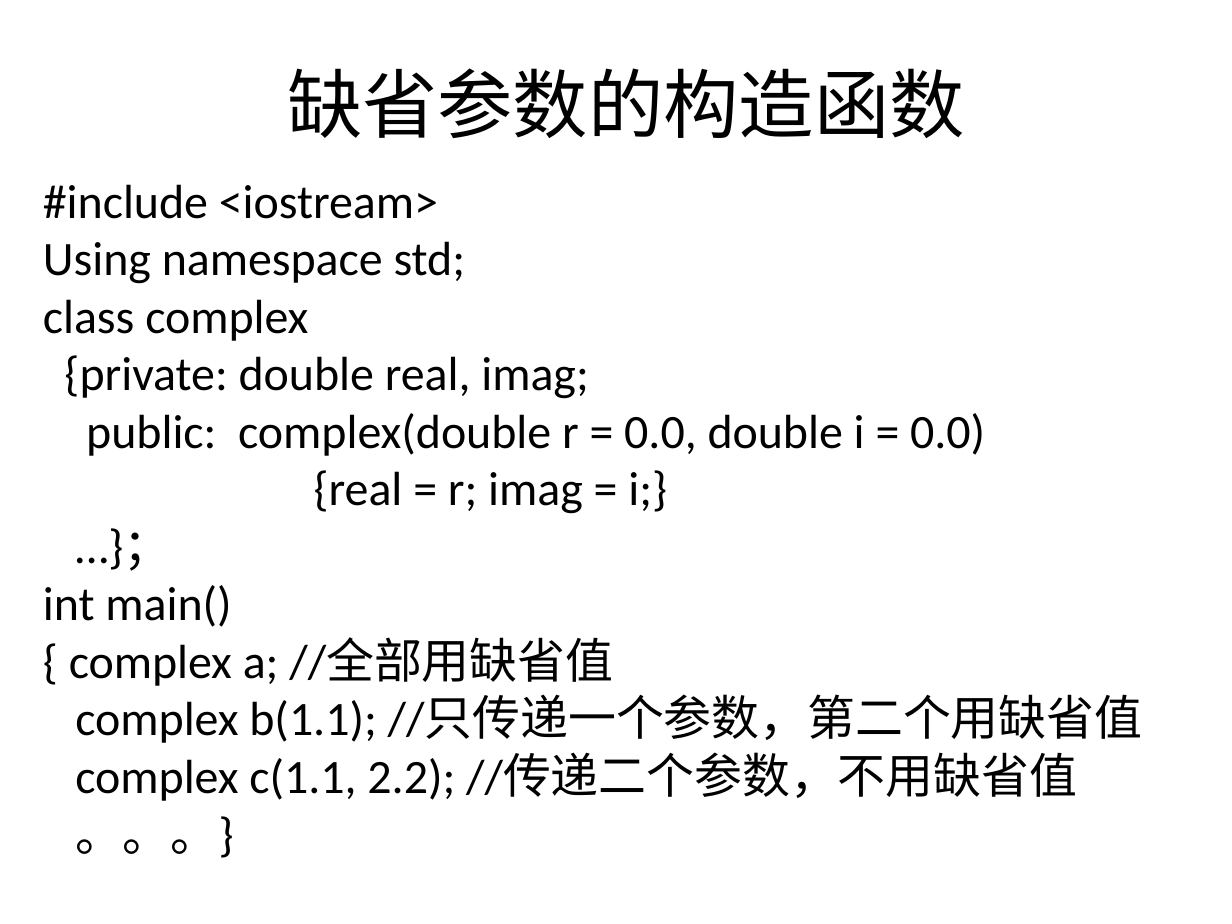
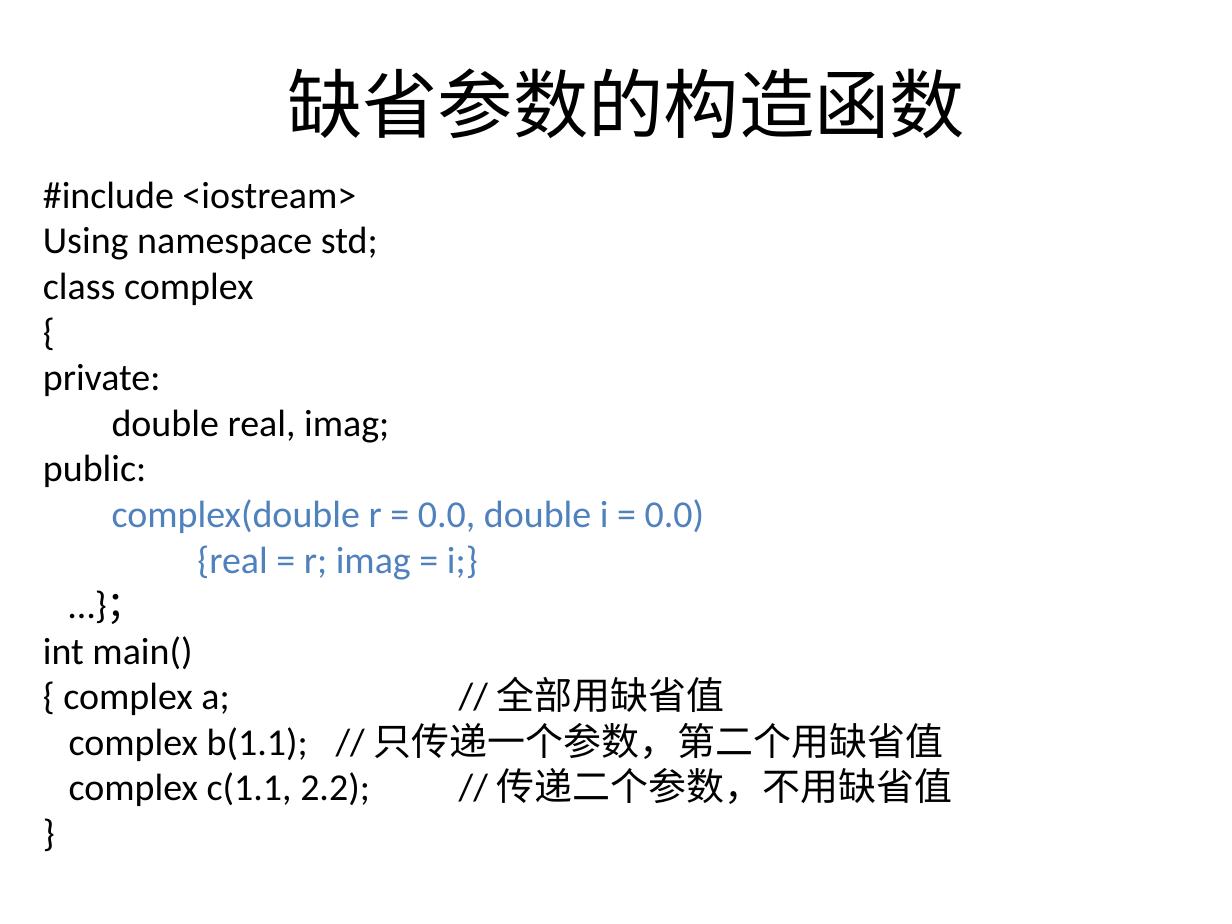
Before and after one commit to wwuhn/wwuhn.github.io, a slide deck: slide 51 of bookspcClassic/C++程序设计翁惠玉/10创建功能更强的类型.ppt. Drawn at 1232x924 pixels with LibreOffice and Linux fonts; fonts in the diff are those of the drawing. Boxes give left, top, right and bottom in pixels: in the first picture for what was removed or moved away, otherwise in the second. Text is boxed around its words. In the diff, an @@ line names an element or a change of style, - is before the commit and + after.

```diff
--- a/bookspcClassic/C++程序设计翁惠玉/10创建功能更强的类型.ppt
+++ b/bookspcClassic/C++程序设计翁惠玉/10创建功能更强的类型.ppt
@@ text at bbox=[43, 181, 478, 669]: size 28 to 22.2 pt in "#include <iostream>", "Using namespace std;", "class complex", "{real = r; imag = i;}" and 2 more places; text colour #000000 to #4F81BD in "{real = r; imag = i;}" @@
@@ text at bbox=[43, 364, 705, 533]: text changed; size 28 to 22.2 pt @@
-{private: double real, imag;
-public: complex(double r = 0.0, double i = 0.0)
+{
+private:
+double real, imag;
+public:
+complex(double r = 0.0, double i = 0.0)
@@ text at bbox=[63, 677, 953, 806]: text changed; size 28 to 22.2 pt @@
-{ complex a; //全部用缺省值
-complex b(1.1); //只传递一个参数，第二个用缺省值
-complex c(1.1, 2.2); //传递二个参数，不用缺省值
-。。。}
+{ complex a; // 全部用缺省值
+complex b(1.1); // 只传递一个参数，第二个用缺省值
+complex c(1.1, 2.2); // 传递二个参数，不用缺省值
+}
```
Also in this commit, not shown: 47 other slides changed, 10 other files.
